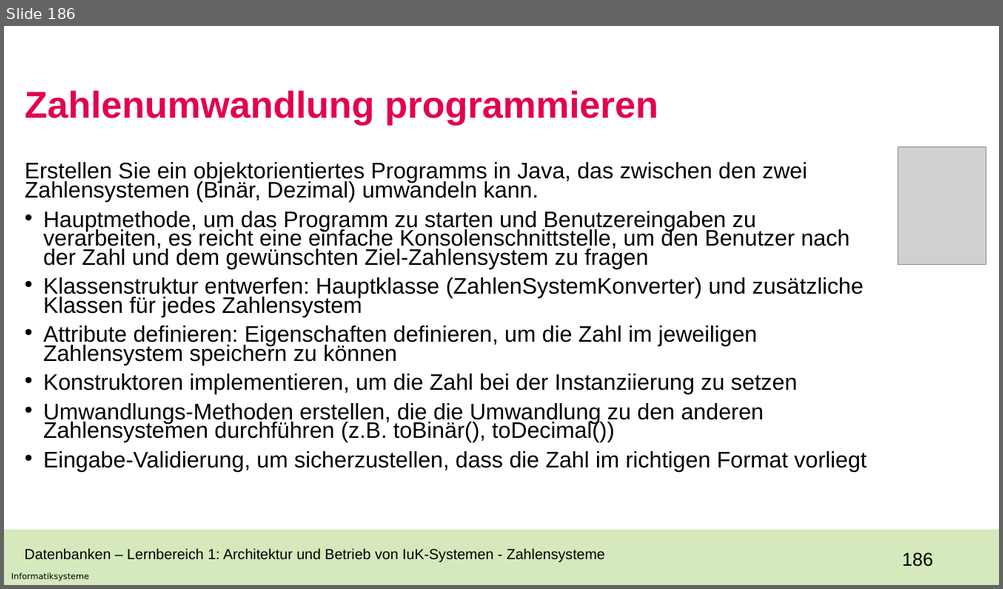
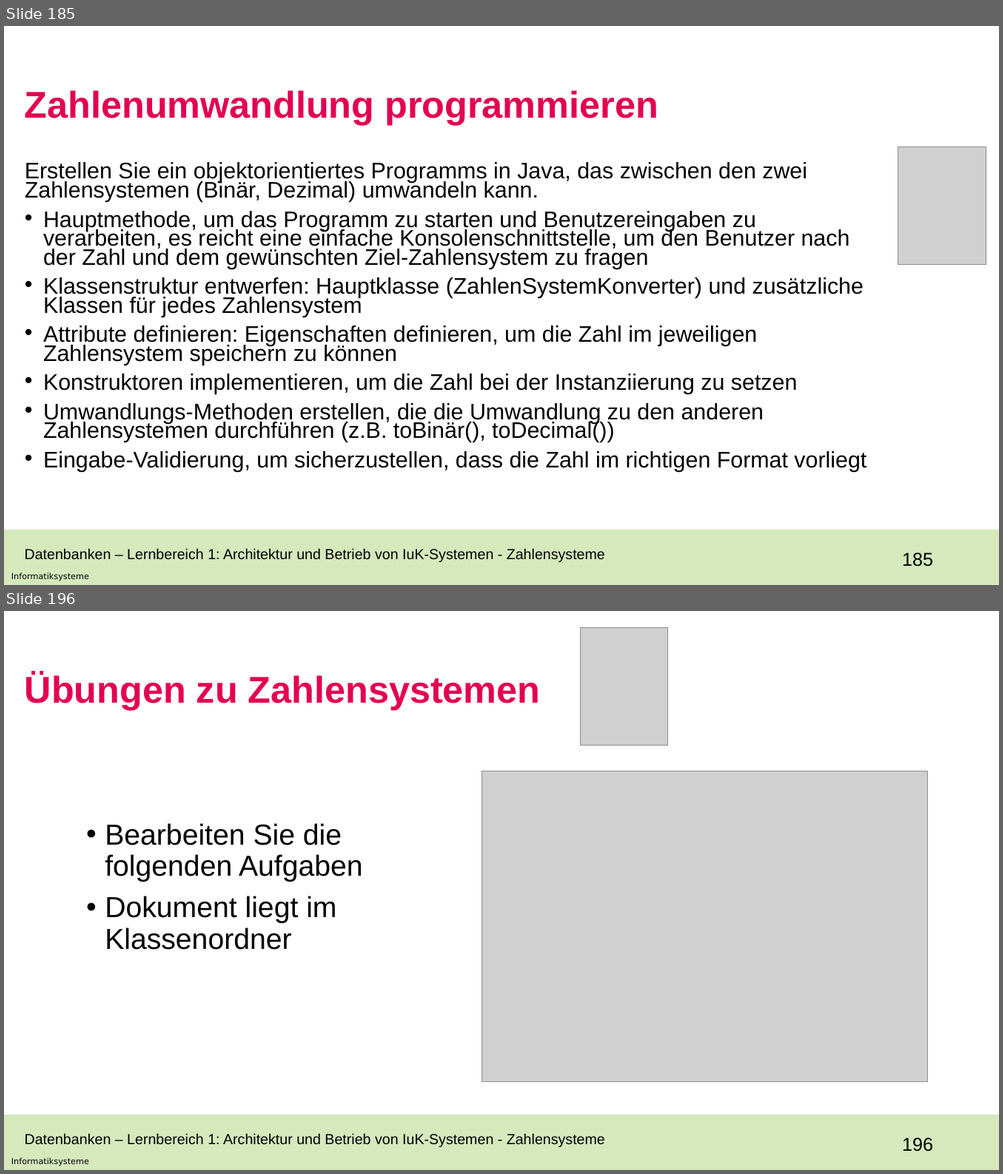
Before and after one commit to Laura-1206/Unterricht, a slide deck: BGY12_23fx.pptx. Shown one above the other, each under a label of ours: slide 186 before the commit, slides 185 and 196 after it; the slides between them are not shown. The pictures are 1003x589 and 1003x1174 pixels, drawn with LibreOffice and Linux fonts; fonts in the diff are those of the drawing; grey boxes stand for pictures; background and template pictures are left out. Boxes give left, top, right and bottom in pixels: in the first picture for what was removed or moved away, otherwise in the second. Text is boxed around its words. In the diff, an @@ line names an element or a change of style, - is before the commit and + after.

```diff
--- a/BGY12_23fx.pptx
+++ b/BGY12_23fx.pptx
@@ slide 196 added at (4,611,999,1170), background #FFFFFF; not listed: 3 template elements that a slide beside it also shows @@
@@ picture added at (580,627,668,745) @@
@@ title added at (25,673,540,710), 36 pt, text #E30051, bold @@
+Übungen zu Zahlensystemen
@@ picture added at (482,772,927,1082) @@
@@ text added at (105,823,363,950), 28 pt, text #000000 @@
+• Bearbeiten Sie die folgenden Aufgaben
+• Dokument liegt im Klassenordner
@@ text added at (25,1133,605,1147), 14 pt, text #000000 @@
+Datenbanken – Lernbereich 1: Architektur und Betrieb von IuK-Systemen - Zahlensysteme
@@ what was slide 186 is now slide 185 @@
@@ page number at (902,553,933,567): text changed @@
-186
+185
```
Also in this commit, not shown: 1 slide changed, 66 other slides added, 1 slide removed.
